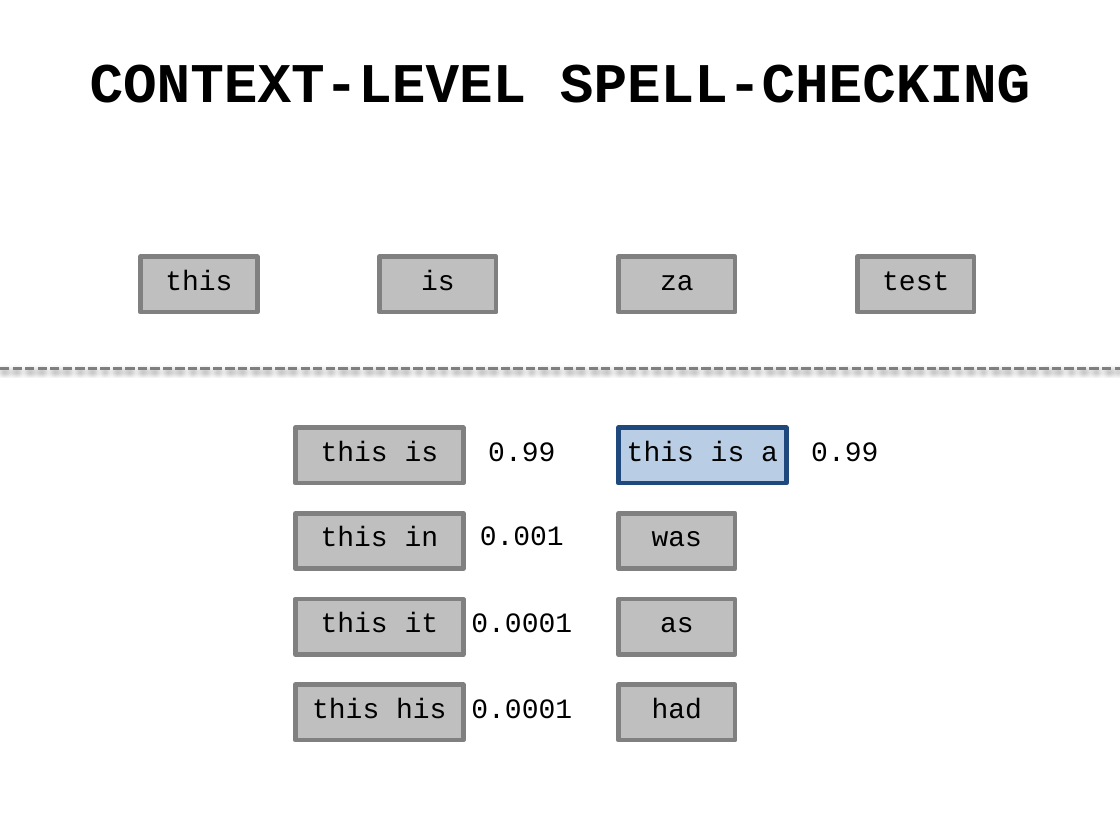
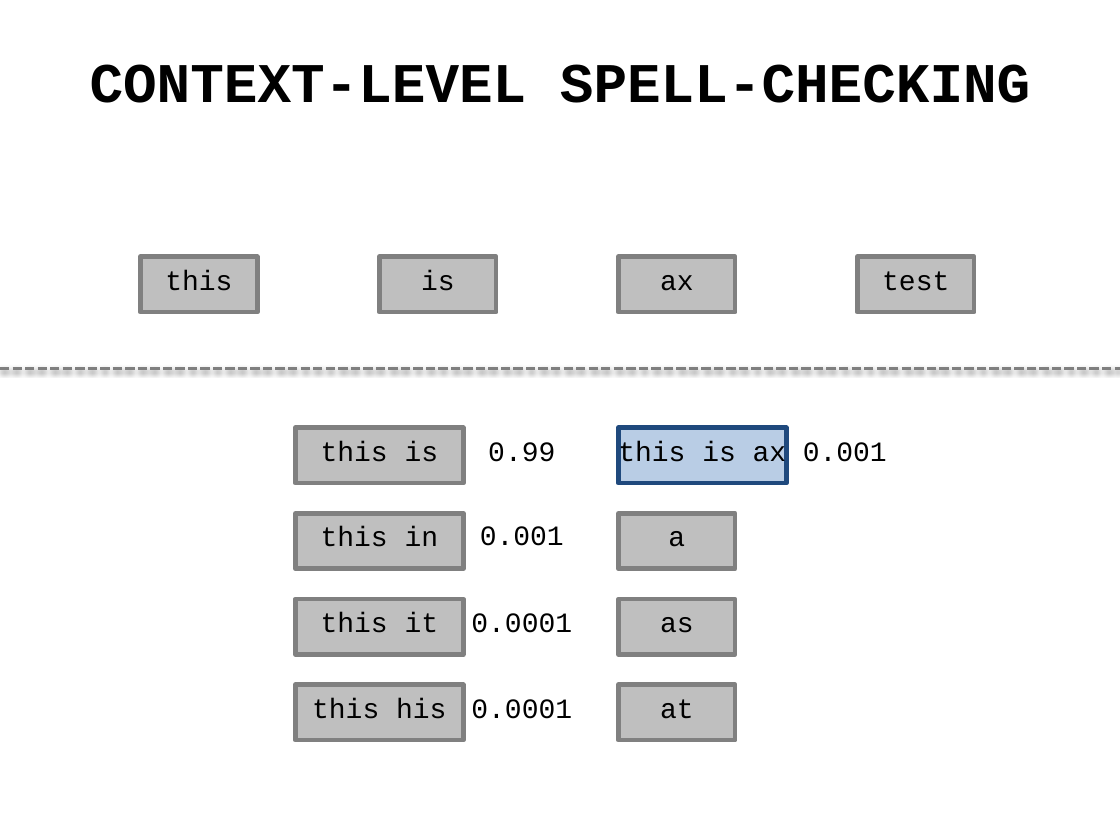
Before and after one commit to andy-wagner/spark-n-spell, a slide deck: slide 34 of gioia/screencast/screencast.pptx (slide 23 before the commit). Drawn at 1120x840 pixels with LibreOffice and Linux fonts; fonts in the diff are those of the drawing. Boxes give left, top, right and bottom in pixels: in the first picture for what was removed or moved away, otherwise in the second. Text is boxed around its words. In the diff, an @@ line names an element or a change of style, - is before the commit and + after.

```diff
--- a/gioia/screencast/screencast.pptx
+++ b/gioia/screencast/screencast.pptx
@@ text in rectangle at [660,275,694,291]: text changed @@
-za
+ax
@@ text in rectangle at [618,441,787,469]: text changed @@
-this is a
+this is ax
@@ text at [803,442,887,462]: text changed @@
-0.99
+0.001
@@ text in rectangle at [668,531,685,547]: text changed @@
-was
+a
@@ text in rectangle at [660,699,694,719]: text changed @@
-had
+at
```
Also in this commit, not shown: 39 other slides changed, 13 slides added, 2 slides removed, 11 other files.
